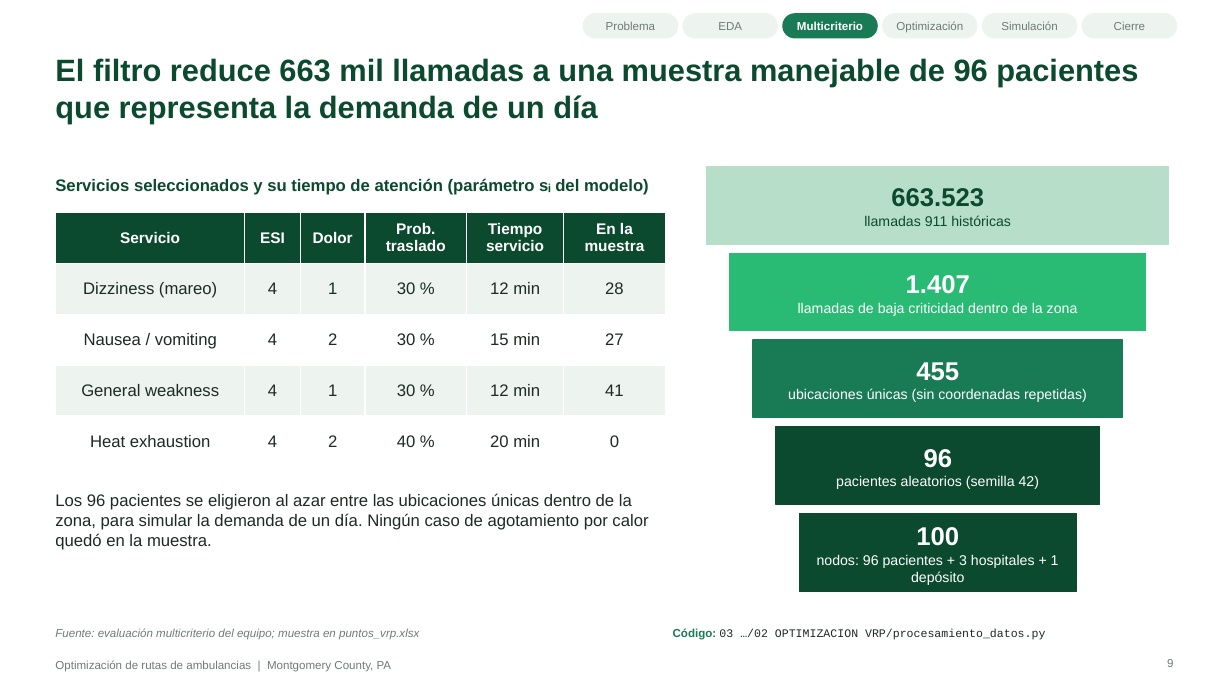
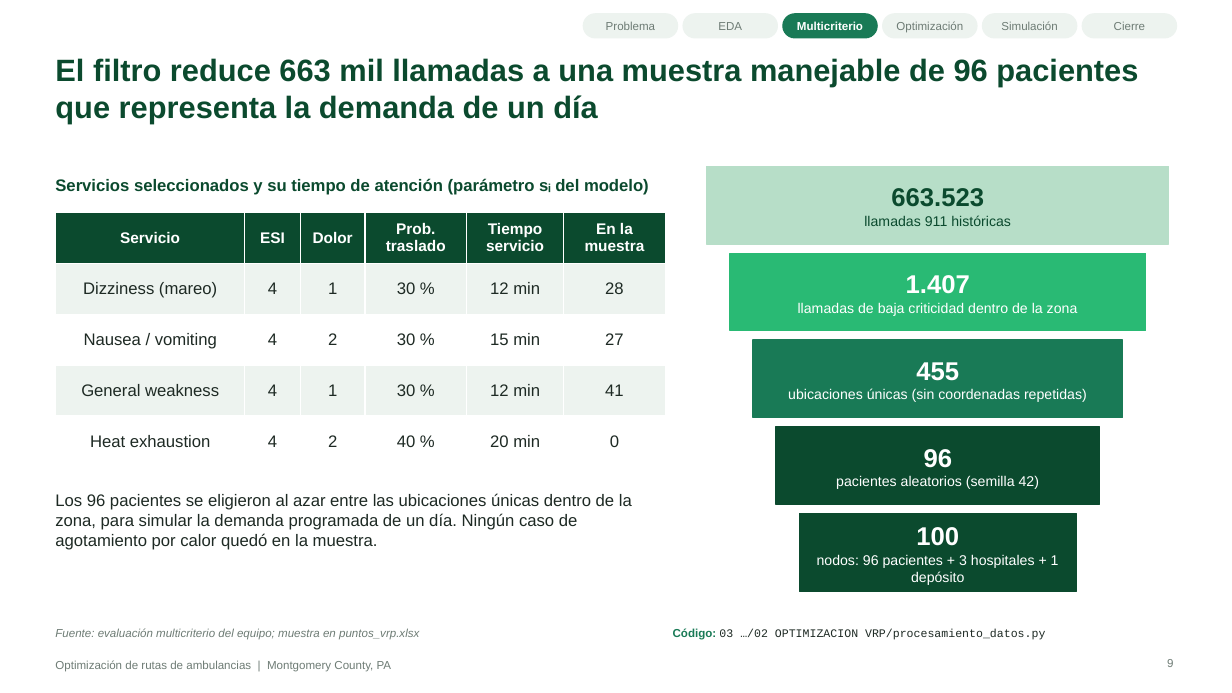
Before and after one commit to juan-aguilera/Proyecto-TDEM, a slide deck: slide 9 of Presentacion_Rutas_Ambulancias.pptx. Drawn at 1232x693 pixels with LibreOffice and Linux fonts; fonts in the diff are those of the drawing; background and template pictures are left out. Boxes give left, top, right and bottom in pixels: in the first picture for what was removed or moved away, otherwise in the second. Text is boxed around its words. In the diff, an @@ line names an element or a change of style, - is before the commit and + after.

```diff
--- a/Presentacion_Rutas_Ambulancias.pptx
+++ b/Presentacion_Rutas_Ambulancias.pptx
@@ text at (55, 493, 632, 550): text changed @@
-Los 96 pacientes se eligieron al azar entre las ubicaciones únicas dentro de la zona, para simular la demanda de un día. Ningún caso de agotamiento por calor quedó en la muestra.
+Los 96 pacientes se eligieron al azar entre las ubicaciones únicas dentro de la zona, para simular la demanda programada de un día. Ningún caso de agotamiento por calor quedó en la muestra.
```
Also in this commit, not shown: 15 other slides changed.
